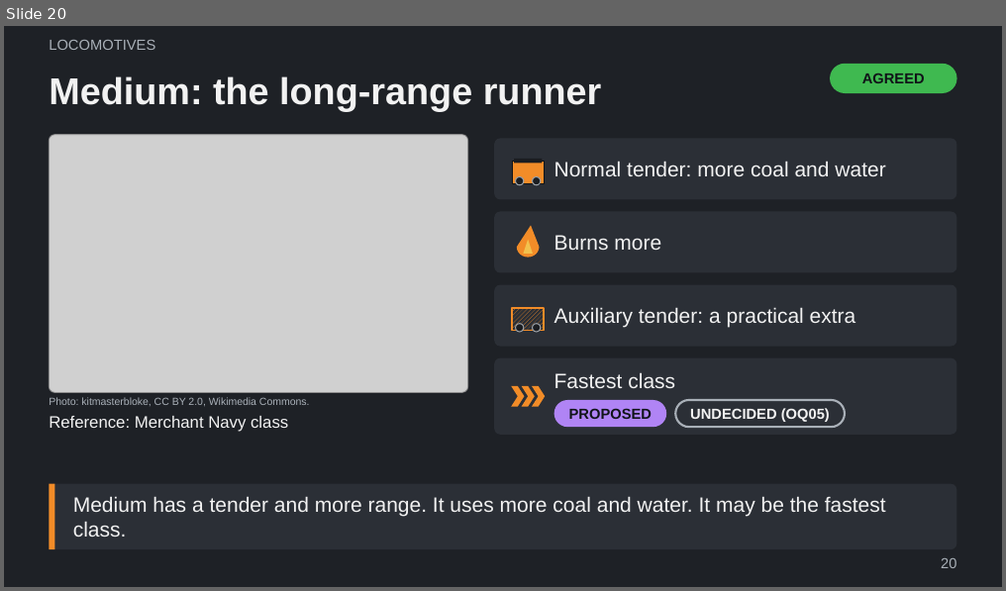
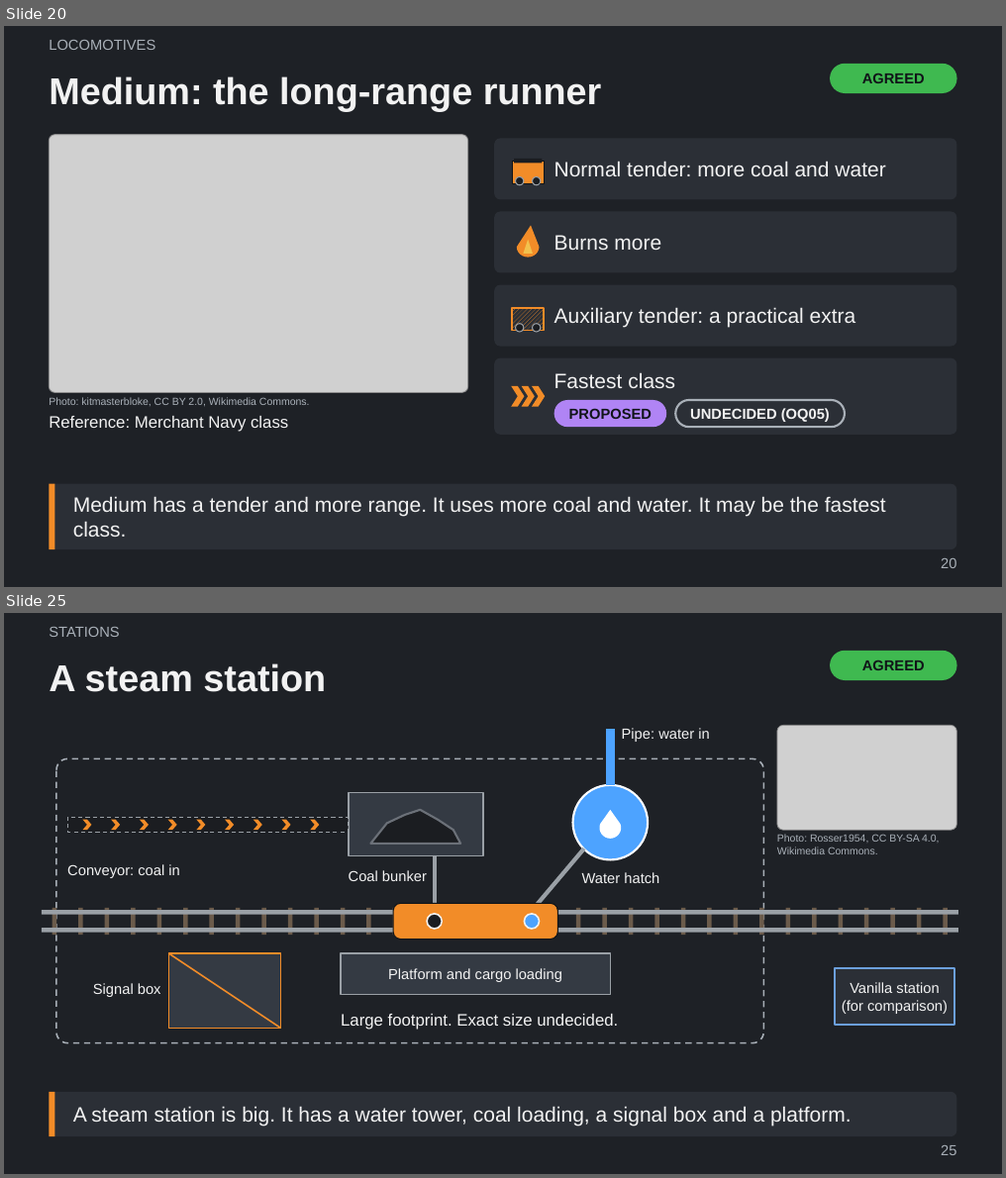
Before and after one commit to Tarenkookoo/Satisfactory---Early-Locomotion, a slide deck: Reporting/Claude Presents/Early_Locomotion_Explained.pptx. Shown one above the other, each under a label of ours: slide 20 before the commit, slides 20 and 25 after it; the slides between them are not shown. The pictures are 1006x591 and 1006x1178 pixels, drawn with LibreOffice and Linux fonts; fonts in the diff are those of the drawing; grey boxes stand for pictures. Boxes give left, top, right and bottom in pixels: in the first picture for what was removed or moved away, otherwise in the second. Text is boxed around its words. In the diff, an @@ line names an element or a change of style, - is before the commit and + after.

```diff
--- a/Reporting/Claude Presents/Early_Locomotion_Explained.pptx
+++ b/Reporting/Claude Presents/Early_Locomotion_Explained.pptx
@@ slide 25 added at [4, 613, 1002, 1174], background #1E2126 @@
@@ text added at [49, 627, 119, 637], 14 pt, text #A9B0B8 @@
+STATIONS
@@ title added at [49, 663, 326, 692], 36 pt, text #F2F2F2, bold @@
+A steam station
@@ rounded rectangle added at [830, 651, 957, 680], fill #3FB950, 14 pt, text #101418, bold @@
+AGREED
@@ text added at [622, 728, 709, 742], 14 pt, text #F2F2F2 @@
+Pipe: water in
@@ picture added at [777, 725, 957, 830] @@
@@ text added at [777, 834, 939, 855], 10 pt, text #A9B0B8 @@
+Photo: Rosser1954, CC BY-SA 4.0, Wikimedia Commons.
@@ group added at [42, 729, 958, 1044]: 35 rectangles, 9 chevrons, 3 freeform shapes, 3 lines, 3 ellipses, 2 rounded rectangles, 1 text @@
+Platform and cargo loading
+Conveyor: coal in
@@ text added at [349, 870, 427, 881], 14 pt, text #F2F2F2 @@
+Coal bunker
@@ text added at [582, 872, 659, 883], 14 pt, text #F2F2F2 @@
+Water hatch
@@ rectangle added at [835, 968, 954, 1025], fill #2B2F36, outline #6CA0DC 1.5 pt, 14 pt, text #F2F2F2 @@
+Vanilla station (for comparison)
@@ text added at [93, 983, 161, 997], 14 pt, text #F2F2F2 @@
+Signal box
@@ text added at [341, 1014, 618, 1030], 16 pt, text #F2F2F2 @@
+Large footprint. Exact size undecided.
@@ rounded rectangle added at [49, 1092, 957, 1137], fill #2B2F36, 20 pt, text #F2F2F2 @@
+A steam station is big. It has a water tower, coal loading, a signal box and a platform.
@@ rectangle added at [49, 1092, 54, 1137], fill #F28C28 @@
@@ page number added at [941, 1146, 956, 1156], 14 pt, text #A9B0B8 @@
+25
```
Also in this commit, not shown: 1 slide changed, 10 other slides added, 4 other files.
